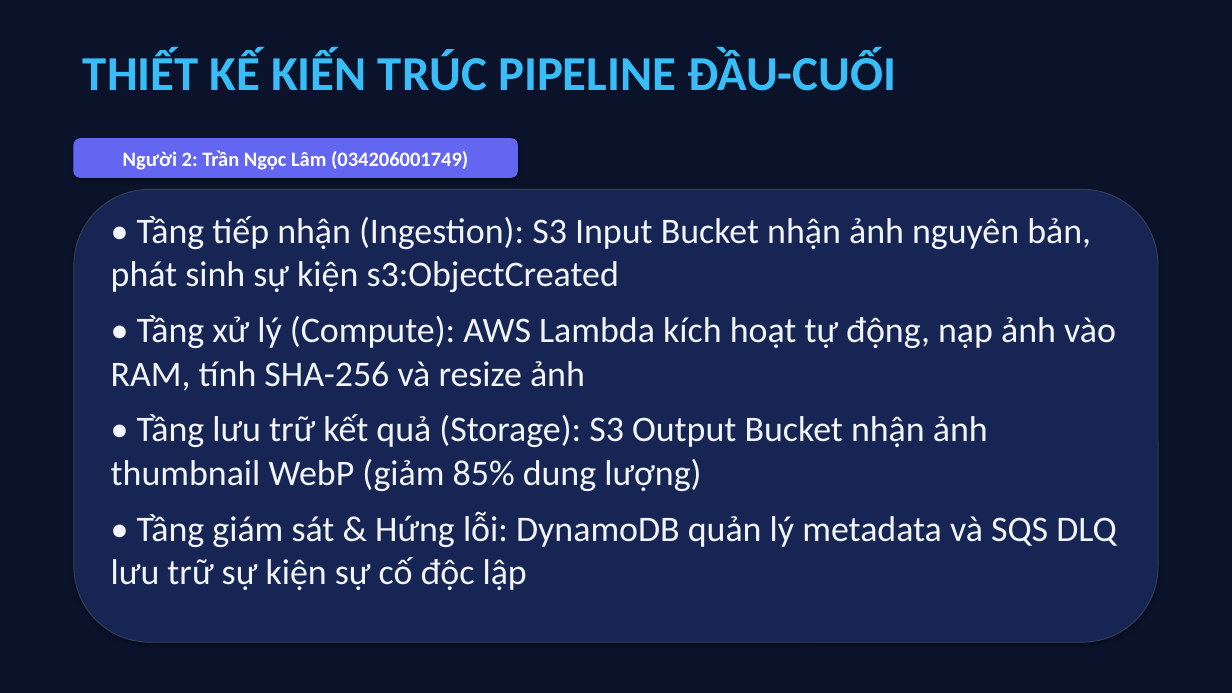
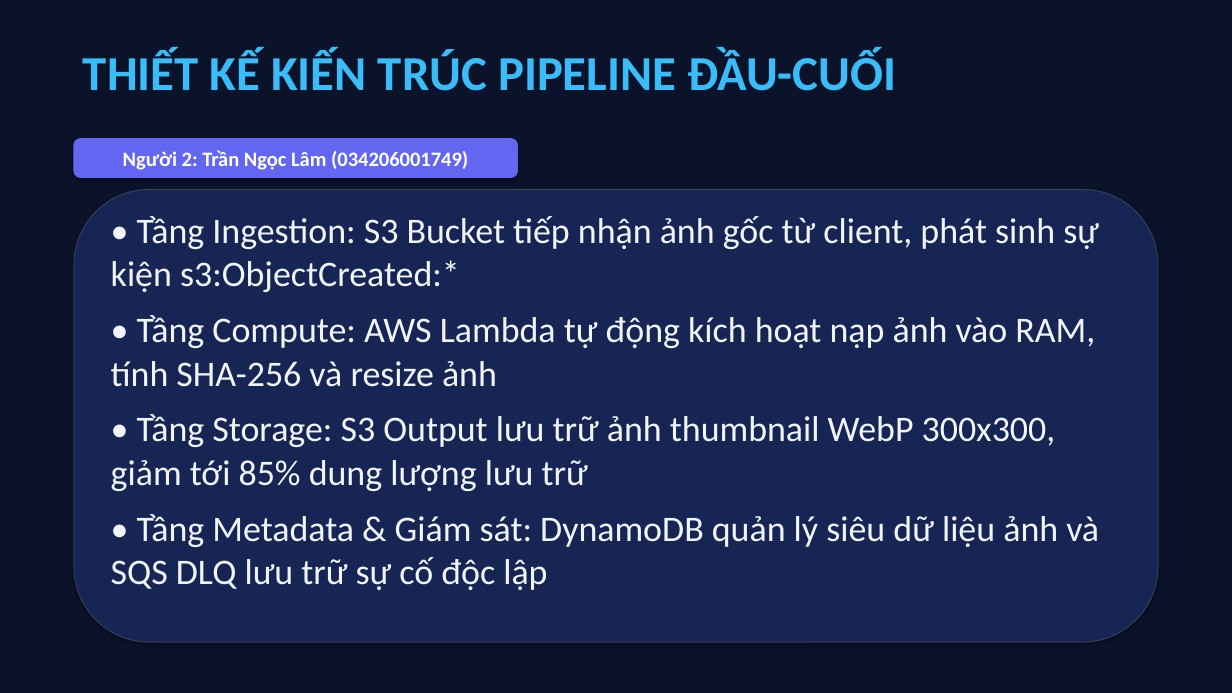
Before and after one commit to datdanghoccode/DTDM_XuLyAnh_Serverless, a slide deck: slide 6 of docs/DTDM_ThuyetTrinh_DeTai9.pptx (slide 10 before the commit). Drawn at 1232x693 pixels with LibreOffice and Linux fonts; fonts in the diff are those of the drawing. Boxes give left, top, right and bottom in pixels: in the first picture for what was removed or moved away, otherwise in the second. Text is boxed around its words. In the diff, an @@ line names an element or a change of style, - is before the commit and + after.

```diff
--- a/docs/DTDM_ThuyetTrinh_DeTai9.pptx
+++ b/docs/DTDM_ThuyetTrinh_DeTai9.pptx
@@ text at (111, 216, 1099, 590): text changed @@
-• Tầng tiếp nhận (Ingestion): S3 Input Bucket nhận ảnh nguyên bản, phát sinh sự kiện s3:ObjectCreated
-• Tầng xử lý (Compute): AWS Lambda kích hoạt tự động, nạp ảnh vào RAM, tính SHA-256 và resize ảnh
-• Tầng lưu trữ kết quả (Storage): S3 Output Bucket nhận ảnh thumbnail WebP (giảm 85% dung lượng)
-• Tầng giám sát & Hứng lỗi: DynamoDB quản lý metadata và SQS DLQ lưu trữ sự kiện sự cố độc lập
+• Tầng Ingestion: S3 Bucket tiếp nhận ảnh gốc từ client, phát sinh sự kiện s3:ObjectCreated:*
+• Tầng Compute: AWS Lambda tự động kích hoạt nạp ảnh vào RAM, tính SHA-256 và resize ảnh
+• Tầng Storage: S3 Output lưu trữ ảnh thumbnail WebP 300x300, giảm tới 85% dung lượng lưu trữ
+• Tầng Metadata & Giám sát: DynamoDB quản lý siêu dữ liệu ảnh và SQS DLQ lưu trữ sự cố độc lập
```
Also in this commit, not shown: 11 other slides changed, 1 slide added, 12 slides removed.
